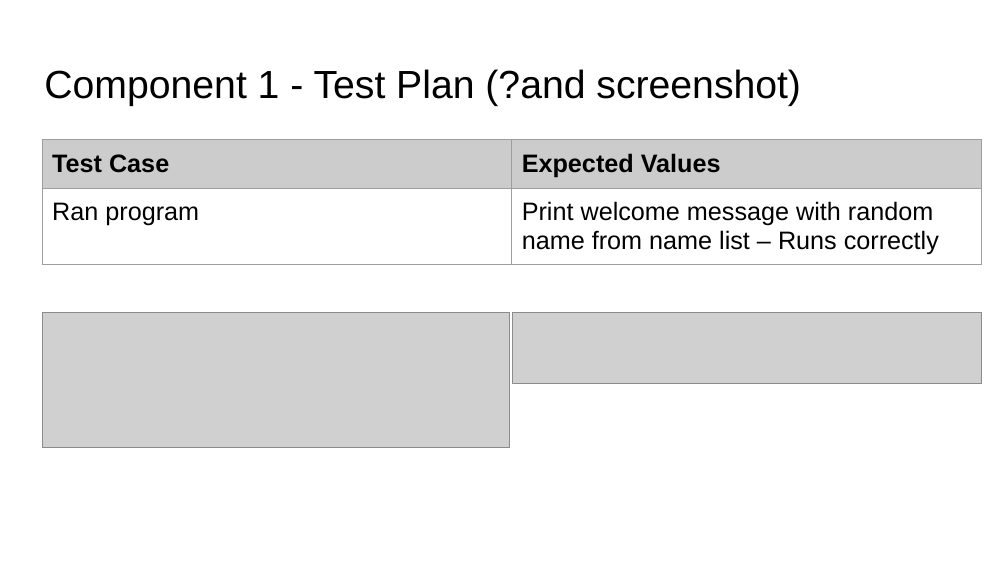
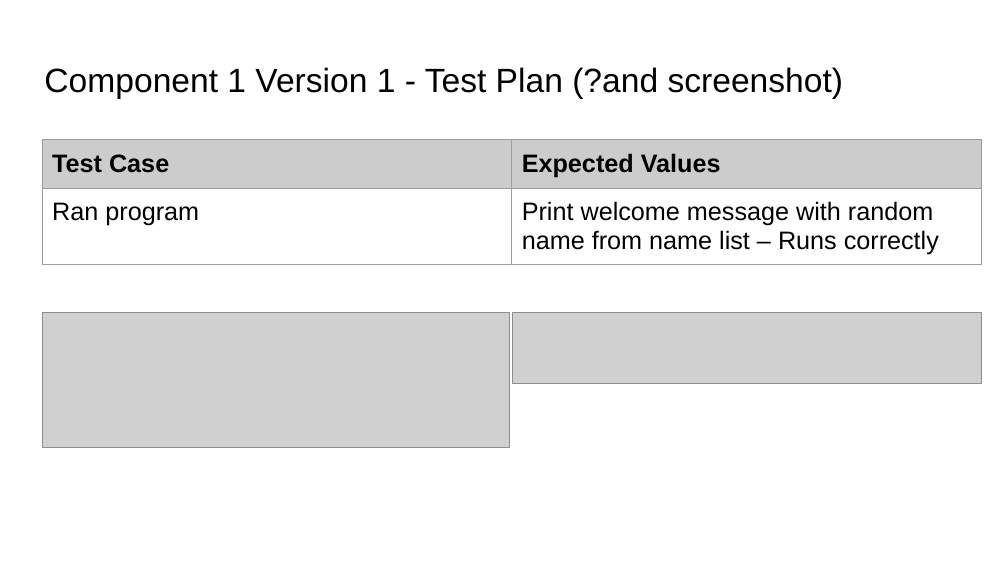
Before and after one commit to BronsonLovesCode/Pizza_Bot, a slide deck: slide 5 of 022_91893+_+91897+Documentation.pptx. Drawn at 1008x567 pixels with LibreOffice and Linux fonts; fonts in the diff are those of the drawing; grey boxes stand for pictures. Boxes give left, top, right and bottom in pixels: in the first picture for what was removed or moved away, otherwise in the second. Text is boxed around its words. In the diff, an @@ line names an element or a change of style, - is before the commit and + after.

```diff
--- a/022_91893+_+91897+Documentation.pptx
+++ b/022_91893+_+91897+Documentation.pptx
@@ title at box(44, 67, 844, 99): text changed; size 28 to 24 pt @@
-Component 1 - Test Plan (?and screenshot)
+Component 1 Version 1 - Test Plan (?and screenshot)
```
Also in this commit, not shown: 1 other slide changed, 6 slides added, 13 other files.
